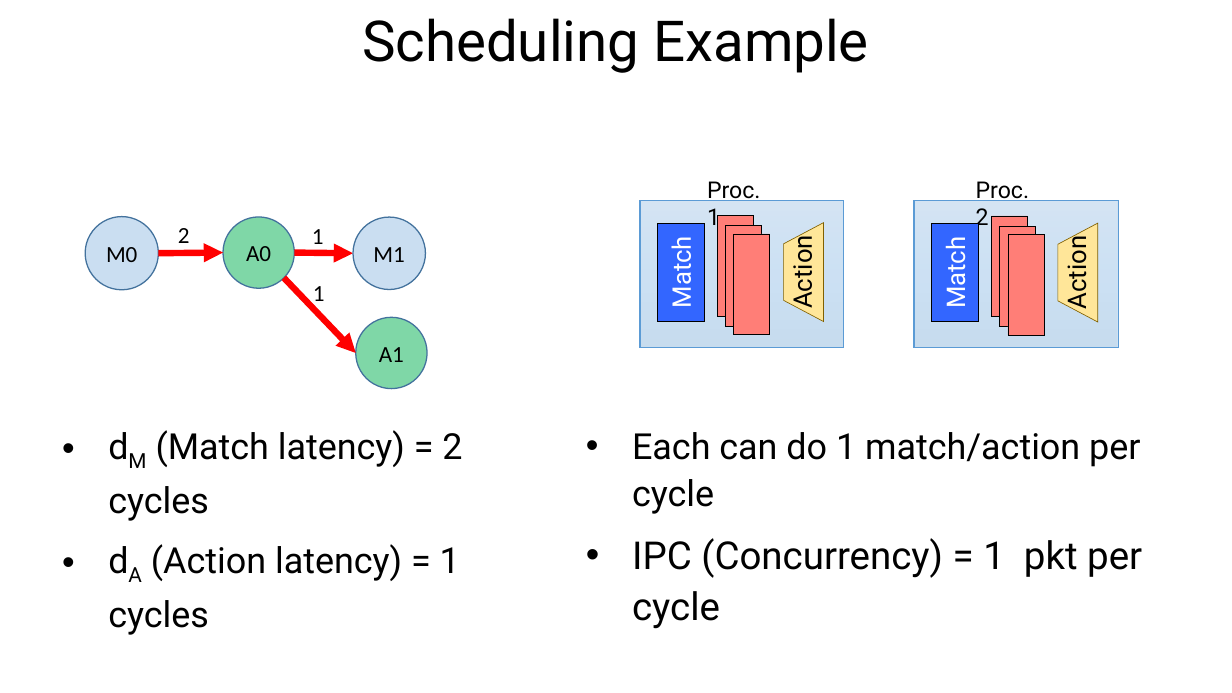
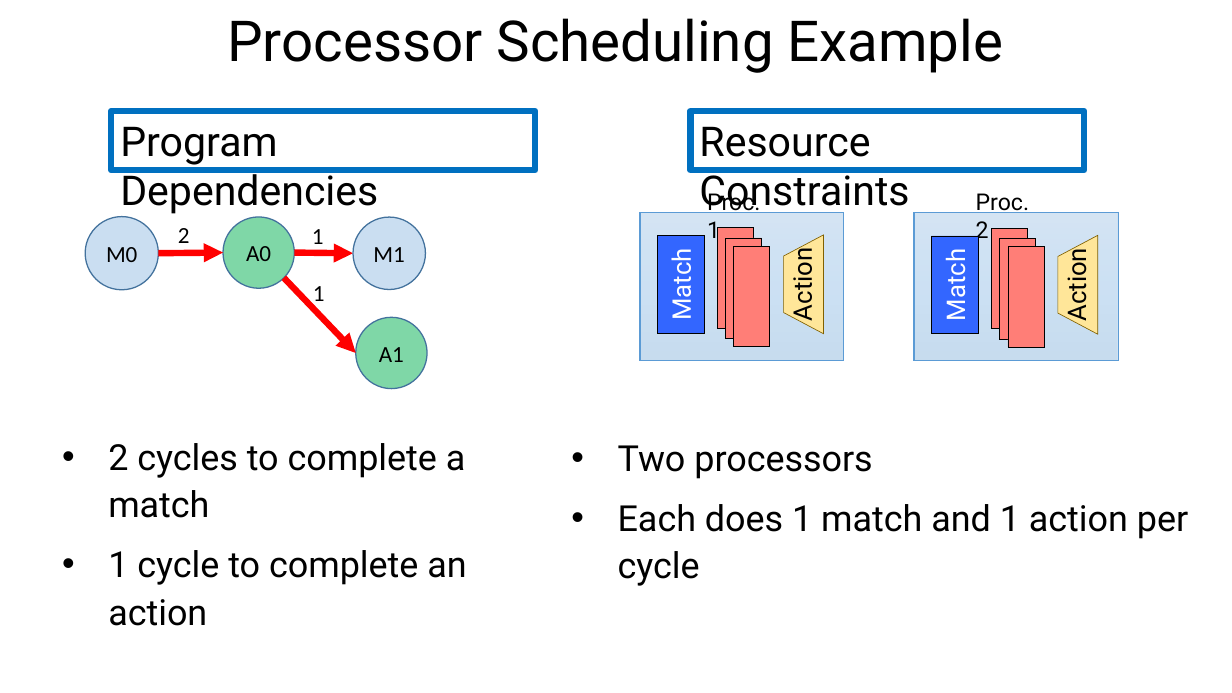
Before and after one commit to anirudhSK/drmt_talk, a slide deck: slide 15 of drmt_sigcomm.pptx (slide 16 before the commit). Drawn at 1232x693 pixels with LibreOffice and Linux fonts; fonts in the diff are those of the drawing. Boxes give left, top, right and bottom in pixels: in the first picture for what was removed or moved away, otherwise in the second. Text is boxed around its words. In the diff, an @@ line names an element or a change of style, - is before the commit and + after.

Commit message:
Simplify introduction to scheduling example; remove IPC

```diff
--- a/drmt_sigcomm.pptx
+++ b/drmt_sigcomm.pptx
@@ title at (227,18,1004,73): text changed @@
-Scheduling Example
+Processor Scheduling Example
@@ rectangle added at (111,111,535,170), fill #FFFFFF, outline #0070C0 5 pt, 32 pt, text #000000 @@
+Program Dependencies
@@ rectangle added at (690,111,1084,170), fill #FFFFFF, outline #0070C0 5 pt, 32 pt, text #000000 @@
+Resource Constraints
@@ rectangle: place and size @@
-rectangle at (726,226,762,326)
+rectangle at (717,227,753,328)
@@ rectangle: place and size @@
-rectangle at (734,234,770,335)
+rectangle at (726,238,762,339)
@@ 6 rectangles, 3 texts, 1 trapezoid: place and size @@
-6 rectangles, 3 texts, 1 trapezoid at (640,181,1118,348)
+6 rectangles, 3 texts, 1 trapezoid at (640,189,1118,360)
@@ rectangle: place and size @@
-rectangle at (1000,226,1036,327)
+rectangle at (992,228,1028,329)
@@ rectangle: place and size @@
-rectangle at (1008,235,1044,335)
+rectangle at (1000,238,1036,339)
@@ text "Action": place and size @@
-text "Action" at (1059,243,1093,308)
+text "Action" at (1059,255,1093,320)
@@ trapezoid: place and size @@
-trapezoid at (1058,223,1098,322)
+trapezoid at (1058,236,1098,335)
@@ rectangle: place and size @@
-rectangle at (717,215,753,316)
+rectangle at (734,246,770,347)
@@ rectangle: place and size @@
-rectangle at (992,216,1028,317)
+rectangle at (1008,247,1044,348)
@@ text at (108,443,466,626): text changed @@
-  • dM (Match latency) = 2 cycles
-  • dA (Action latency) = 1 cycles
+  • 2 cycles to complete a match
+  • 1 cycle to complete an action
@@ text at (618,445,1188,539): text changed @@
-  • Each can do 1 match/action per cycle
-  • IPC (Concurrency) = 1 pkt per cycle
+  • Two processors
+  • Each does 1 match and 1 action per cycle
```
Also in this commit, not shown: 5 other slides changed.
